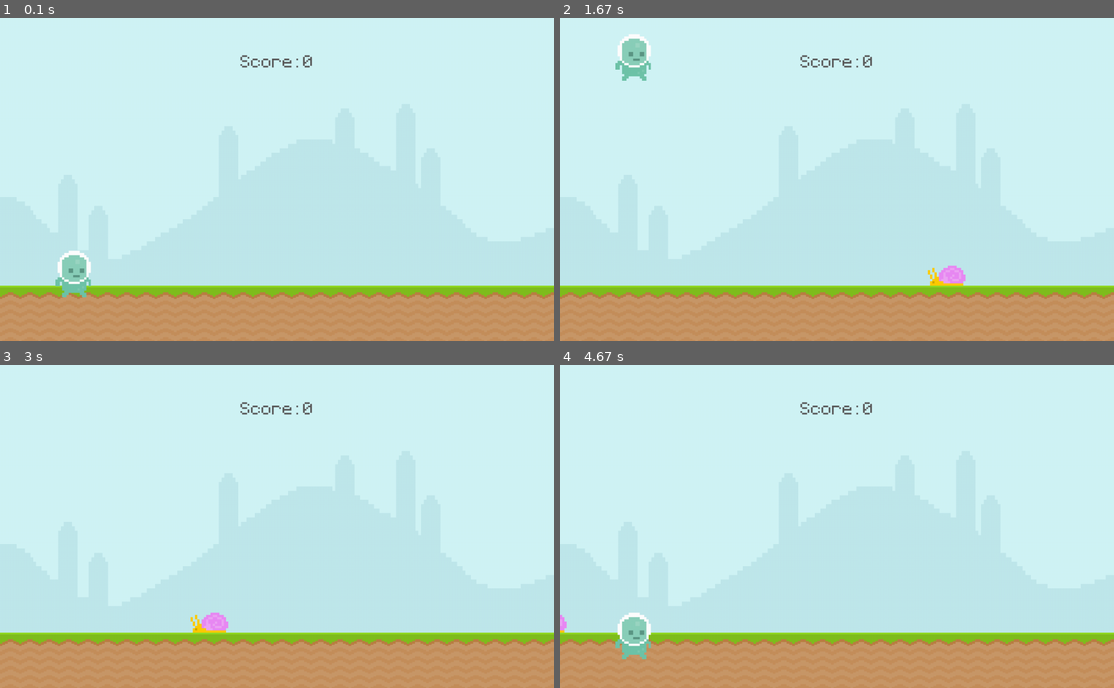
Above: before the commit, frames 1-4 (two rows, left to right).
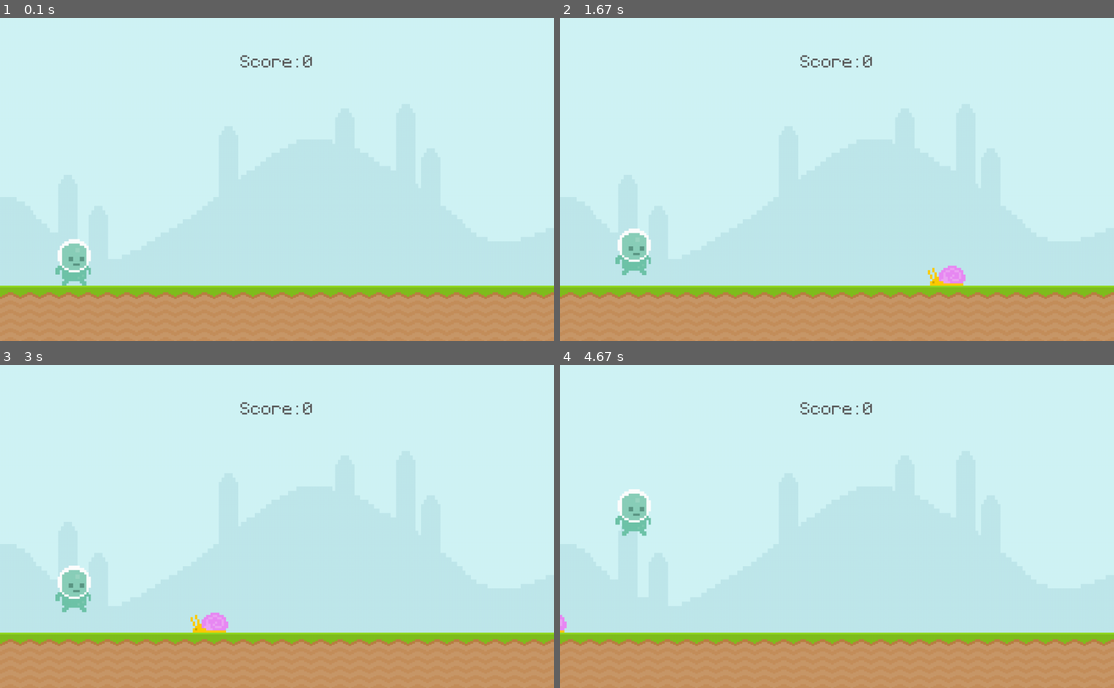
Above: after the commit, the same moments.

Repository: tokitou-san/Pygame-intro
Game: pygame game, started from main.py
Two runs of this game, one before a commit and one after it. Both use one fixed random seed, a clock stepped at 60 frames per second and the inputs below.
Inputs (mouse positions are in pixels of both pictures, inside the frame that each line leads up to):
- Up to frame 1 (0.1 s): no input
- Up to frame 2 (1.67 s): tap Space at 0.33, 0.73, 1.03, 1.57 s
- Up to frame 3 (3 s): tap Space at 1.87, 2.97 s; click (77, 513) at 2.05 s
- Up to frame 4 (4.67 s): tap Space at 3.73, 4.13, 4.43 s

The runs differ from the first frame. In frame 1, 0.7% of the frame differs, in the area x 10-17%, y 68-87%; in frame 2, 1.4%; in frame 3, 0.7%; in frame 4, 1.4%, in the area x 10-17%, y 38-92%.

Commit message:
feat: add Player jumb better logic

Diff:
--- a/main.py
+++ b/main.py
@@ -36,8 +36,9 @@
 			exit()
 
 		if event.type == pygame.KEYDOWN:
-			if event.key == pygame.K_SPACE:
-				player_gravity = -20
+			if player_rect.bottom == 500:
+				if event.key == pygame.K_SPACE:
+					player_gravity = -20
 
 		if event.type == pygame.MOUSEBUTTONDOWN:
 			if player_rect.collidepoint(event.pos):
@@ -55,6 +56,7 @@
 	# Player
 	player_gravity += 1
 	player_rect.y += player_gravity
+	if player_rect.bottom >= 500: player_rect.bottom = 500
 	screen.blit(player_surface, player_rect)
 
 	pygame.display.update()
